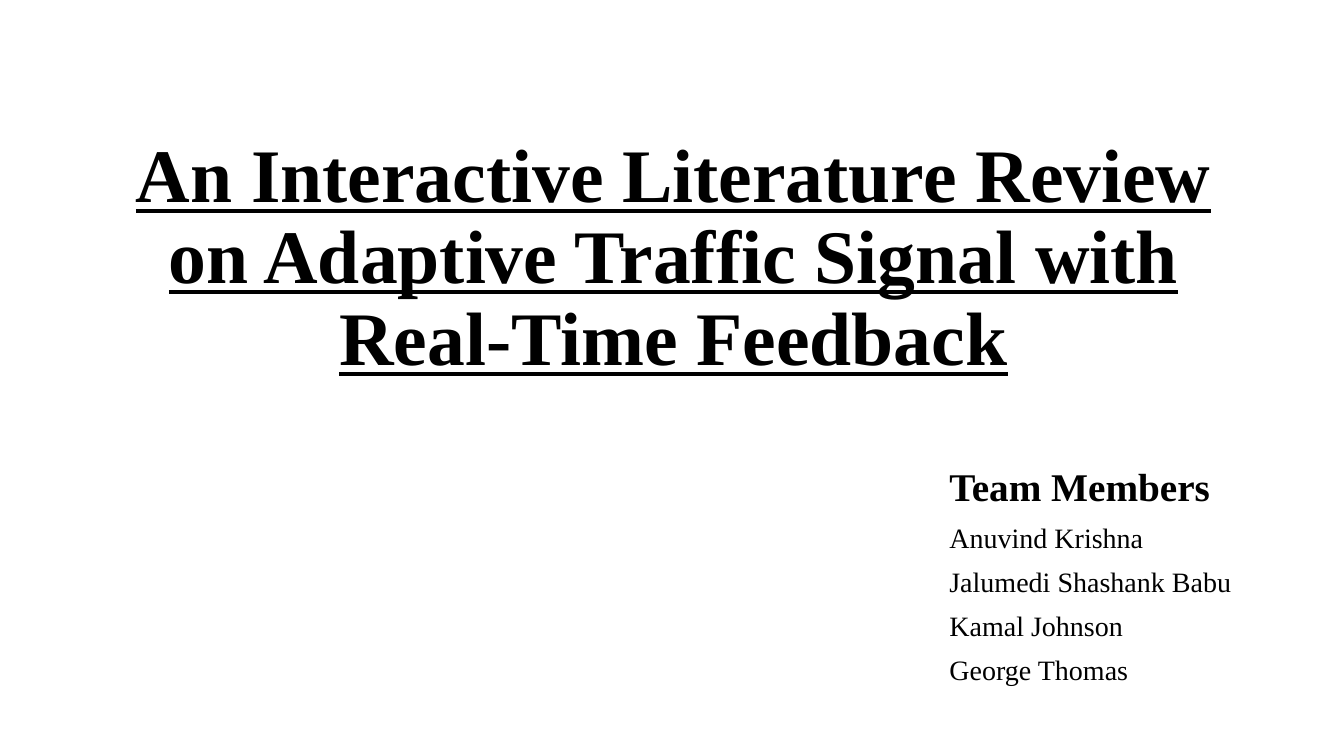
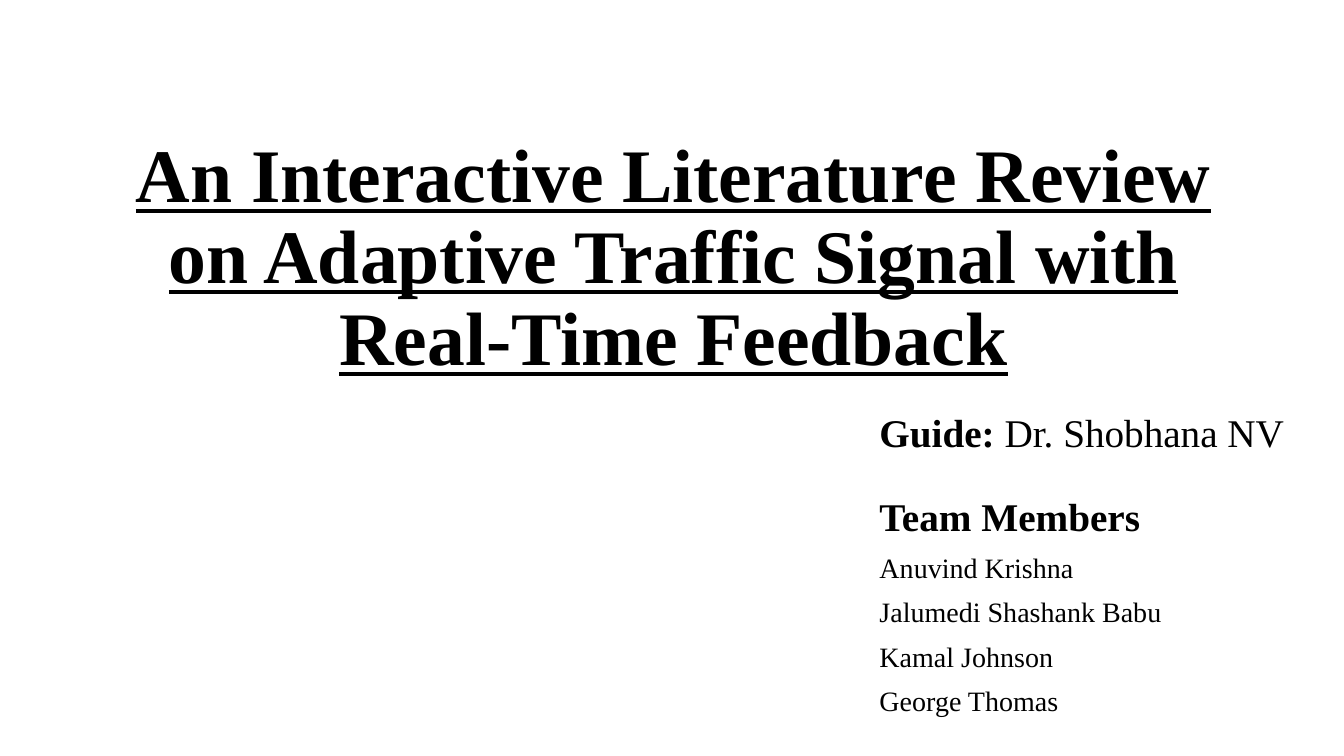
Before and after one commit to kamaljohnson/adaptive-traffic-signal-control, a slide deck: slide 1 of documents/Litrature Review.pptx. Drawn at 1344x756 pixels with LibreOffice and Linux fonts; fonts in the diff are those of the drawing. Boxes give left, top, right and bottom in pixels: in the first picture for what was removed or moved away, otherwise in the second. Text is boxed around its words. In the diff, an @@ line names an element or a change of style, - is before the commit and + after.

Commit message:
updating litrature review

```diff
--- a/documents/Litrature Review.pptx
+++ b/documents/Litrature Review.pptx
@@ subtitle "Guide: Dr. Shobhana NV": place and size @@
-subtitle "Guide: Dr. Shobhana NV" at bbox=[949, 473, 1231, 686]
+subtitle "Guide: Dr. Shobhana NV" at bbox=[879, 419, 1284, 716]
@@ subtitle at bbox=[879, 419, 1284, 448]: paragraph added @@
+Guide: Dr. Shobhana NV
```
Also in this commit, not shown: 2 other slides changed, 1 slide added, 1 other file.
